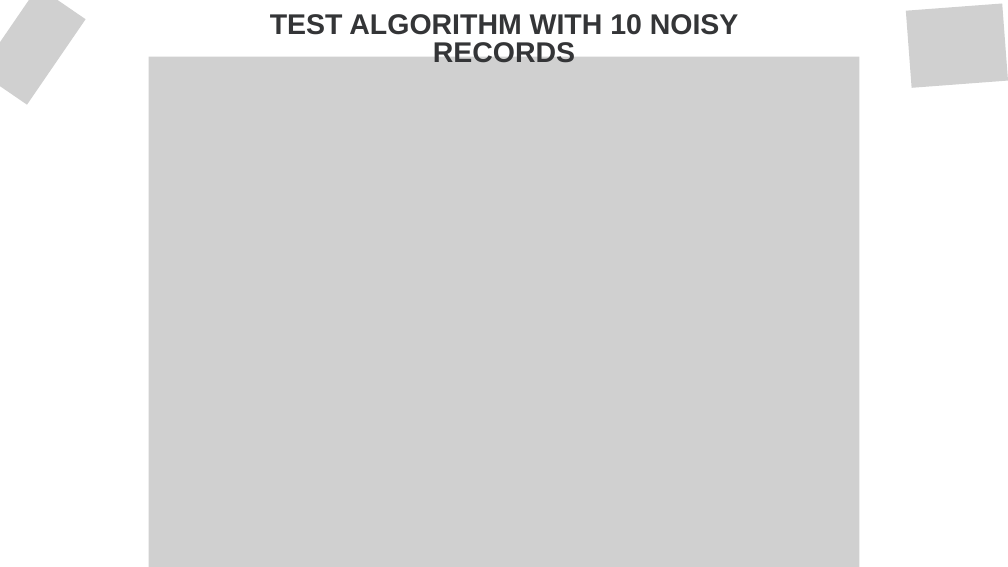
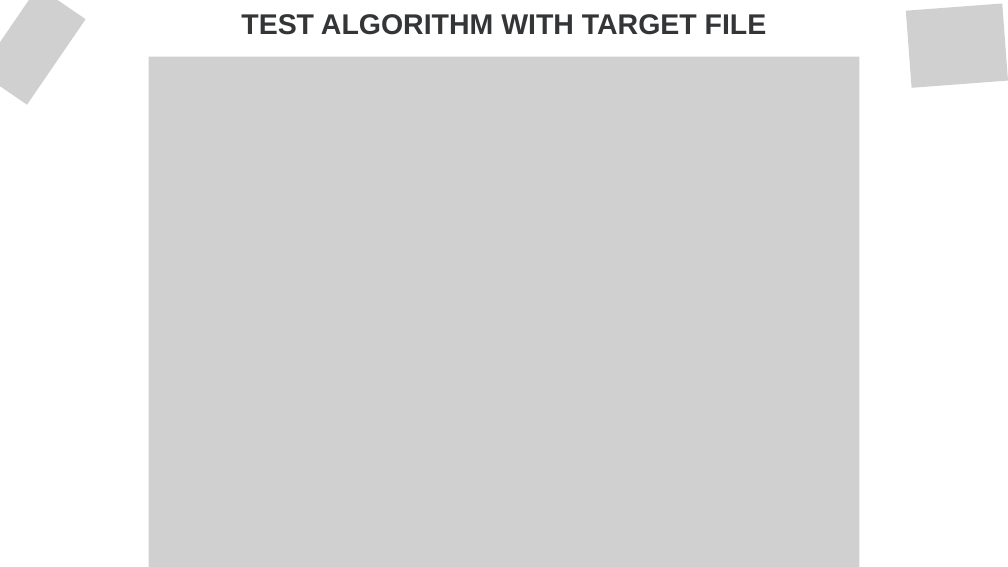
Before and after one commit to sotheasokea/audio_noise_reduction, a slide deck: slide 24 of 4_presentation/G02_slides.pptx. Drawn at 1008x567 pixels with LibreOffice and Linux fonts; fonts in the diff are those of the drawing; grey boxes stand for pictures. Boxes give left, top, right and bottom in pixels: in the first picture for what was removed or moved away, otherwise in the second. Text is boxed around its words. In the diff, an @@ line names an element or a change of style, - is before the commit and + after.

```diff
--- a/4_presentation/G02_slides.pptx
+++ b/4_presentation/G02_slides.pptx
@@ text at (241, 14, 767, 35): text changed @@
-TEST ALGORITHM WITH 10 NOISY RECORDS
+TEST ALGORITHM WITH TARGET FILE
```
Also in this commit, not shown: 9 other slides changed, 1 other file.
